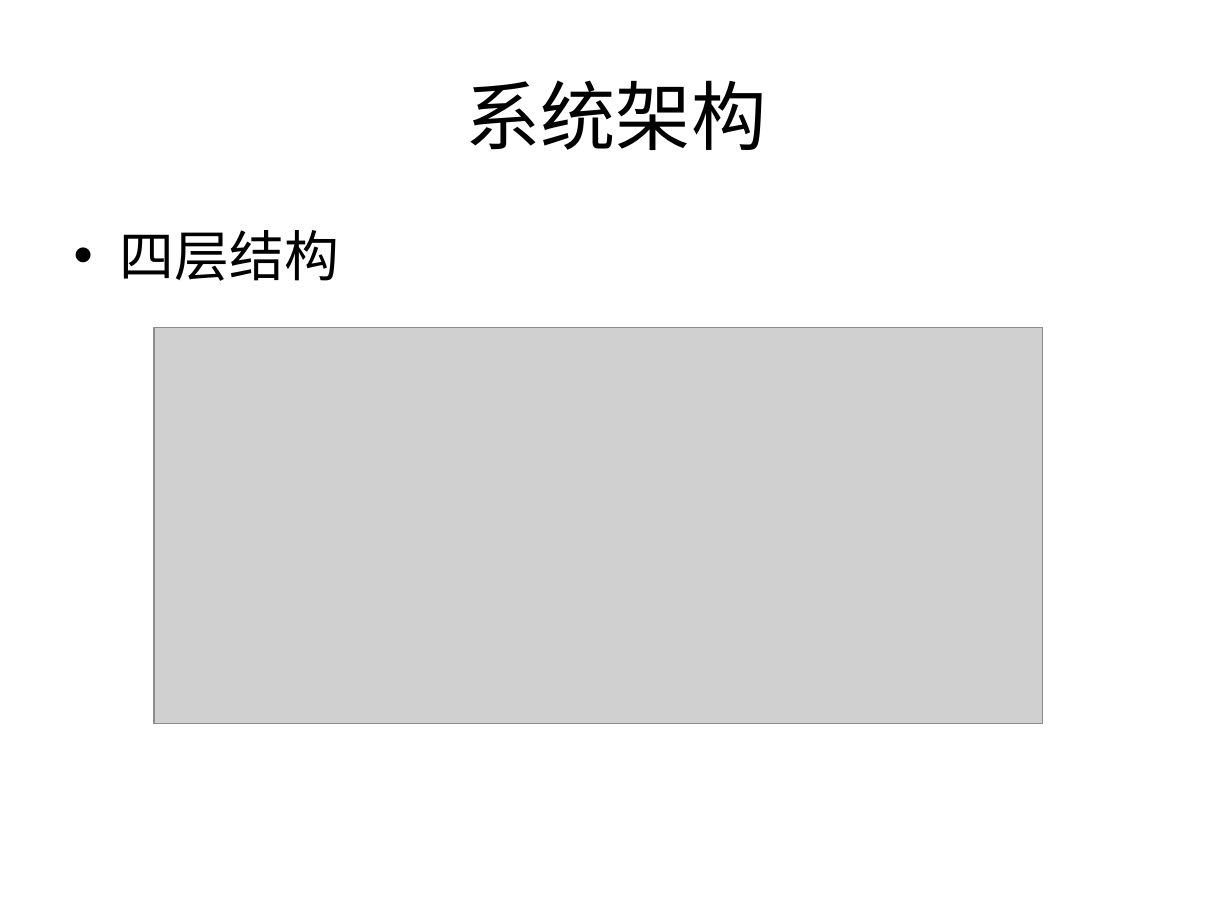
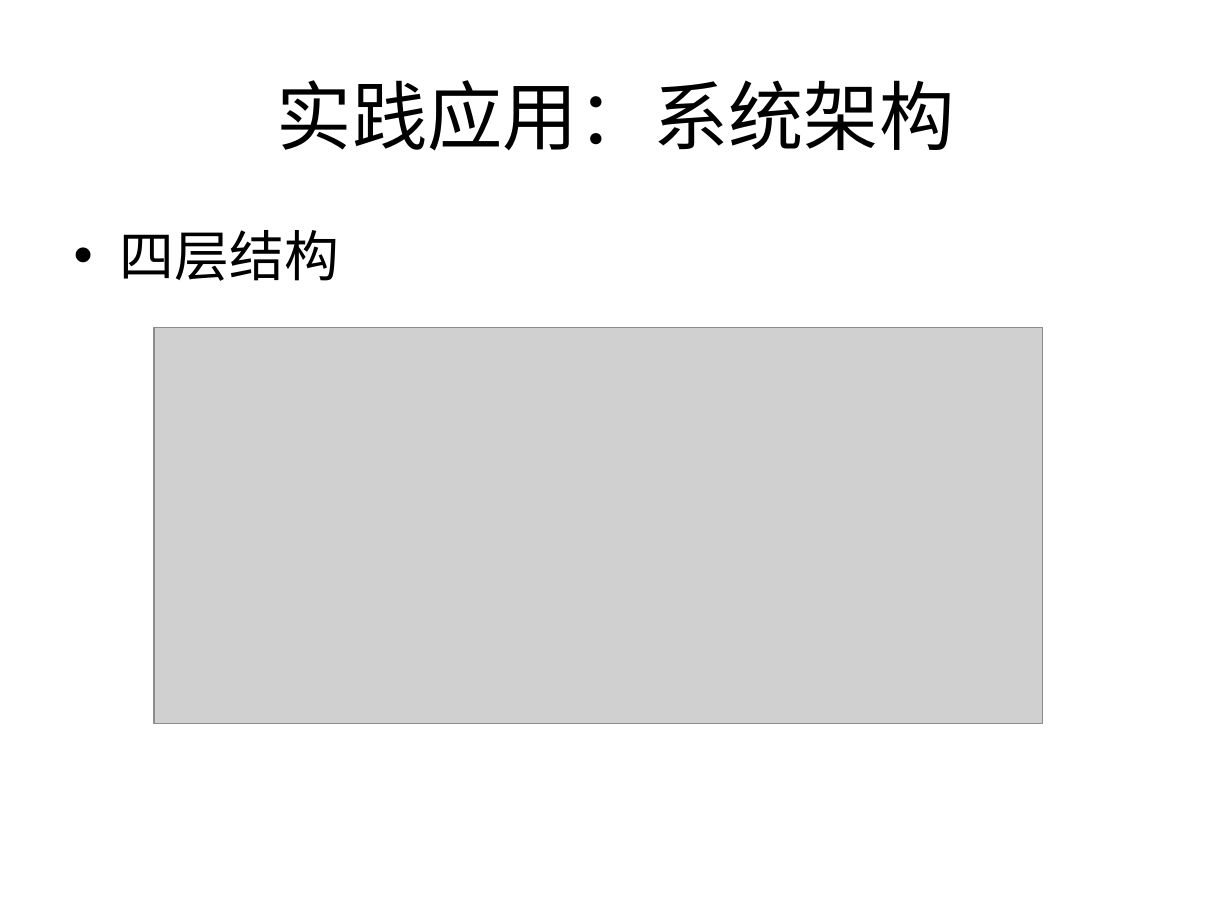
Before and after one commit to Nookleptia/qianmen3d, a slide deck: slide 23 of 毕设文件/毕设提纲.ppt (slide 22 before the commit). Drawn at 1232x924 pixels with LibreOffice and Linux fonts; fonts in the diff are those of the drawing; grey boxes stand for pictures. Boxes give left, top, right and bottom in pixels: in the first picture for what was removed or moved away, otherwise in the second. Text is boxed around its words. In the diff, an @@ line names an element or a change of style, - is before the commit and + after.

```diff
--- a/毕设文件/毕设提纲.ppt
+++ b/毕设文件/毕设提纲.ppt
@@ title at bbox=[277, 80, 955, 151]: text changed @@
-系统架构
+实践应用：系统架构
```
Also in this commit, not shown: 22 other slides changed, 1 slide added, 1 other file.
